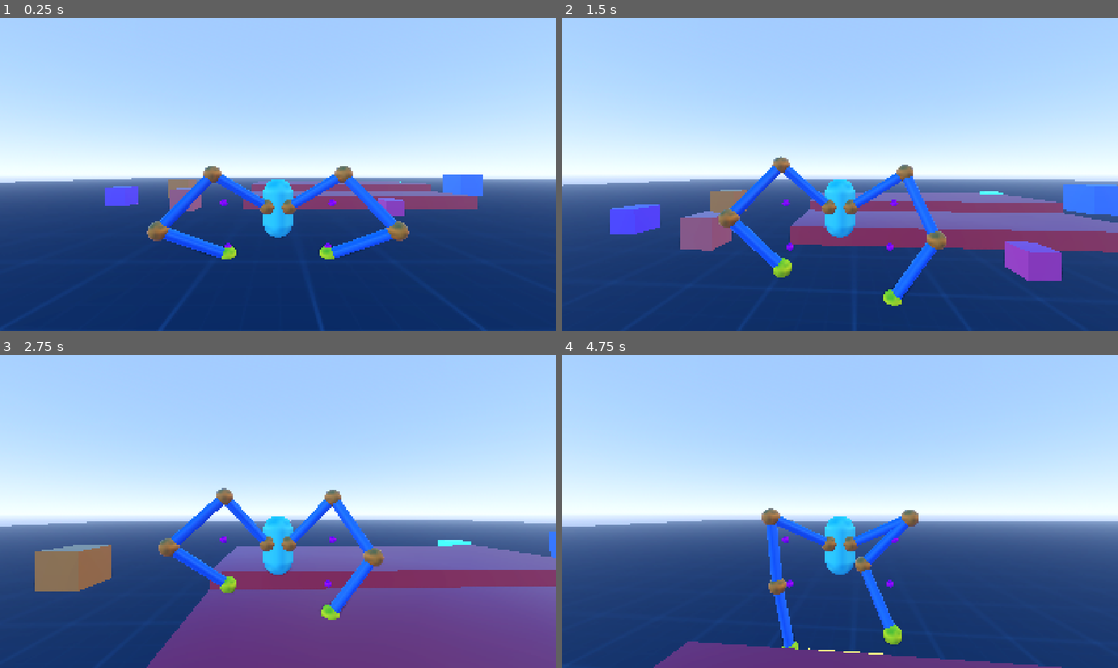
Above: before the commit, frames 1-4 (two rows, left to right).
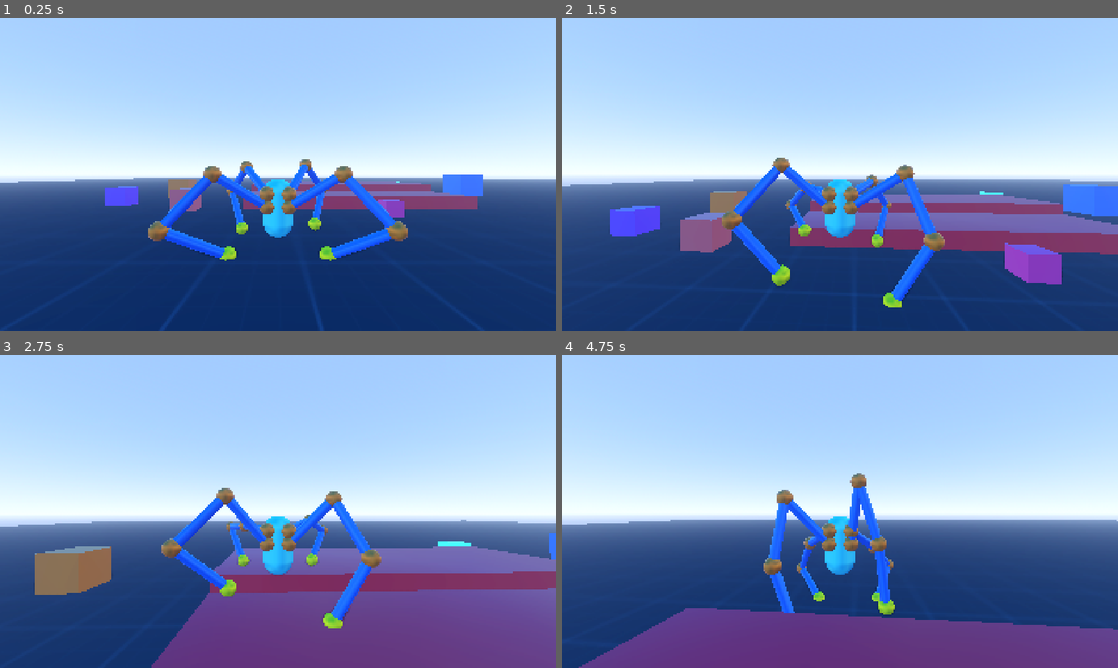
Above: after the commit, the same moments.

Repository: lliamsymonds04/doc-oc
Game: Godot game, scene res://main.tscn
Same seed, same stepped clock (60 frames per second), same inputs: the game is played once before the commit and once after it.
Inputs (mouse positions are in pixels of both pictures, inside the frame that each line leads up to):
- Up to frame 1 (0.25 s): no input
- Up to frame 2 (1.5 s): move the mouse to (867, 174) at 0.52 s; hold W (forward) from 0.53 s (still down); tap Space (jump) at 0.77 s; move the mouse to (812, 174) at 1.27 s
- Up to frame 3 (2.75 s): keep holding W (forward); tap Space (jump) at 1.52 s; move the mouse to (289, 505) at 2.02 s
- Up to frame 4 (4.75 s): keep holding W (forward); move the mouse to (834, 517) at 2.77 s; tap Space (jump) at 3.02, 3.77, 4.52 s; move the mouse to (878, 514) at 3.52 s; move the mouse to (795, 508) at 4.27 s

The runs differ from the first frame. In frame 1, 1.3% of the frame differs, in the area x 2-88%, y 45-100%; in frame 2, 3.6%; in frame 3, 3.9%; in frame 4, 15%, in the area x 0-100%, y 37-100%.

Commit message:
refactor: created arm mount dataclass

Diff:
--- /dev/null
+++ b/systems/inverse_kinematics/arm_mount.gd
@@ -0,0 +1,27 @@
+extends Node3D
+class_name ArmMount
+
+@export var is_leg: bool = true
+
+@onready var pole: Node3D = $Pole
+@onready var target: Node3D = $Target
+
+var arm: BasicArm
+
+func init() -> BasicArm:
+	var anchor = target.duplicate()
+	anchor.name = "anchor"
+	add_child(anchor)
+
+	target.top_level = true
+
+	arm = BasicArm.new()
+	arm.name = "arm_%s" % name
+	arm.target_node = target
+	arm.position = Vector3.ZERO
+	arm.target = target.position
+	arm.anchor = anchor
+	arm.pole = pole
+	add_child(arm)
+
+	return arm
--- a/systems/player/player.tscn
+++ b/systems/player/player.tscn
@@ -2,16 +2,9 @@
 
 [ext_resource type="Script" uid="uid://dbvqbt8rufsaa" path="res://systems/player/camera_controller.gd" id="1_2anqx"]
 [ext_resource type="Script" uid="uid://bx1hb1phl5tnq" path="res://systems/player/player_controller.gd" id="1_ktl23"]
+[ext_resource type="Script" uid="uid://bba0h6wxddaoe" path="res://systems/inverse_kinematics/arm_mount.gd" id="2_fqfg4"]
 
 [sub_resource type="CapsuleShape3D" id="CapsuleShape3D_m2c1y"]
-
-[sub_resource type="StandardMaterial3D" id="StandardMaterial3D_pftr6"]
-albedo_color = Color(1, 0, 1, 1)
-
-[sub_resource type="SphereMesh" id="SphereMesh_m2c1y"]
-material = SubResource("StandardMaterial3D_pftr6")
-radius = 0.1
-height = 0.2
 
 [sub_resource type="StandardMaterial3D" id="StandardMaterial3D_ktl23"]
 albedo_color = Color(0.47058824, 1, 1, 1)
@@ -21,60 +14,56 @@
 [node name="Player" type="CharacterBody3D" unique_id=1831706131 node_paths=PackedStringArray("arm_mounts")]
 collision_layer = 2
 script = ExtResource("1_ktl23")
-arm_mounts = [NodePath("Hitbox/ArmRight"), NodePath("Hitbox/ArmLeft")]
+arm_mounts = [NodePath("Hitbox/ArmRight"), NodePath("Hitbox/ArmLeft"), NodePath("Hitbox/ArmTopRight"), NodePath("Hitbox/ArmTopLeft")]
 max_target_displacement = 3.0
 
 [node name="Hitbox" type="CollisionShape3D" parent="." unique_id=1899741163]
 transform = Transform3D(1, 0, 0, 0, 1, 0, 0, 0, 1, 0, 0.99949986, 0)
 shape = SubResource("CapsuleShape3D_m2c1y")
 
-[node name="ArmRight" type="Marker3D" parent="Hitbox" unique_id=634293142]
+[node name="ArmRight" type="Node3D" parent="Hitbox" unique_id=714455465]
 transform = Transform3D(1, 0, 0, 0, 1, 0, 0, 0, 1, 0.353, 0.1, 0.377)
+script = ExtResource("2_fqfg4")
+metadata/_custom_type_script = "uid://bba0h6wxddaoe"
 
 [node name="Target" type="Marker3D" parent="Hitbox/ArmRight" unique_id=550686394]
 transform = Transform3D(1, 0, 0, 0, 1, 0, 0, 0, 1, 1.1221828, -1.0896435, 0.6019857)
 
-[node name="MeshInstance3D" type="MeshInstance3D" parent="Hitbox/ArmRight/Target" unique_id=1450380065]
-mesh = SubResource("SphereMesh_m2c1y")
-
 [node name="Pole" type="Marker3D" parent="Hitbox/ArmRight" unique_id=1263360260]
 transform = Transform3D(1, 0, 0, 0, 1, 0, 0, 0, 1, 1.253, 0.2, 0.577)
 
-[node name="MeshInstance3D" type="MeshInstance3D" parent="Hitbox/ArmRight/Pole" unique_id=102810832]
-mesh = SubResource("SphereMesh_m2c1y")
-
-[node name="ArmLeft" type="Marker3D" parent="Hitbox" unique_id=1544114397]
+[node name="ArmLeft" type="Node3D" parent="Hitbox" unique_id=241021393]
 transform = Transform3D(1, 0, 0, 0, 1, 0, 0, 0, 1, -0.353, 0.1, 0.377)
+script = ExtResource("2_fqfg4")
+metadata/_custom_type_script = "uid://bba0h6wxddaoe"
 
 [node name="Target" type="Marker3D" parent="Hitbox/ArmLeft" unique_id=1044979529]
 transform = Transform3D(1, 0, 0, 0, 1, 0, 0, 0, 1, -1.122, -1.09, 0.602)
 
-[node name="MeshInstance3D" type="MeshInstance3D" parent="Hitbox/ArmLeft/Target" unique_id=1058018564]
-mesh = SubResource("SphereMesh_m2c1y")
-
 [node name="Pole" type="Marker3D" parent="Hitbox/ArmLeft" unique_id=515761756]
 transform = Transform3D(1, 0, 0, 0, 1, 0, 0, 0, 1, -1.253, 0.2, 0.577)
 
-[node name="MeshInstance3D" type="MeshInstance3D" parent="Hitbox/ArmLeft/Pole" unique_id=1295289999]
-mesh = SubResource("SphereMesh_m2c1y")
-
-[node name="ArmTopRight" type="Marker3D" parent="Hitbox" unique_id=373168355]
+[node name="ArmTopRight" type="Node3D" parent="Hitbox" unique_id=2058179573]
 transform = Transform3D(1, 0, 0, 0, 1, 0, 0, 0, 1, 0.353, 0.506, 0.377)
+script = ExtResource("2_fqfg4")
+metadata/_custom_type_script = "uid://bba0h6wxddaoe"
 
 [node name="Target" type="Marker3D" parent="Hitbox/ArmTopRight" unique_id=1012489981]
 transform = Transform3D(1, 0, 0, 0, 1, 0, 0, 0, 1, 1.1221828, -1.0896435, -1.5805304)
 
 [node name="Pole" type="Marker3D" parent="Hitbox/ArmTopRight" unique_id=183985606]
-transform = Transform3D(1, 0, 0, 0, 1, 0, 0, 0, 1, 0.54553735, 0.7931467, 0.85597676)
+transform = Transform3D(1, 0, 0, 0, 1, 0, 0, 0, 1, 1.336801, 0.7931466, -2.4890435)
 
-[node name="ArmTopLeft" type="Marker3D" parent="Hitbox" unique_id=1017648186]
+[node name="ArmTopLeft" type="Node3D" parent="Hitbox" unique_id=1899558695]
 transform = Transform3D(1, 0, 0, 0, 1, 0, 0, 0, 1, -0.353, 0.5156874, 0.377)
+script = ExtResource("2_fqfg4")
+metadata/_custom_type_script = "uid://bba0h6wxddaoe"
 
 [node name="Target" type="Marker3D" parent="Hitbox/ArmTopLeft" unique_id=630538761]
 transform = Transform3D(1, 0, 0, 0, 1, 0, 0, 0, 1, -1.122, -1.3213141, -1.7524953)
 
 [node name="Pole" type="Marker3D" parent="Hitbox/ArmTopLeft" unique_id=144475676]
-transform = Transform3D(1, 0, 0, 0, 1, 0, 0, 0, 1, -0.546, 0.793, 0.856)
+transform = Transform3D(1, 0, 0, 0, 1, 0, 0, 0, 1, -1.5615735, 0.793, -2.6115484)
 
 [node name="MeshInstance3D" type="MeshInstance3D" parent="." unique_id=1008928997]
 transform = Transform3D(1, 0, 0, 0, 1, 0, 0, 0, 1, 0, 1.0040846, 0)
--- a/systems/player/player_controller.gd
+++ b/systems/player/player_controller.gd
@@ -3,7 +3,7 @@
 
 @export var speed = 5.0
 @export var jump_velocity = 4.5
-@export var arm_mounts: Array[Node3D] = []
+@export var arm_mounts: Array[ArmMount] = []
 
 @export_category("Hover")
 @export var hover_speed = 3.0
@@ -25,30 +25,7 @@
 
 func _ready() -> void:
 	for mount in arm_mounts:
-		var target: Node3D = mount.get_node("Target") as Node3D
-		if not target:
-			push_warning("%s is missing child 'target'" % mount.name)
-			continue
-
-		var pole := mount.get_node("Pole") as Node3D
-		if not pole:
-			push_warning("%s is missing child 'pole'" % mount.name)
-			continue
-
-		var anchor = target.duplicate()
-		anchor.name = "anchor"
-		mount.add_child(anchor)
-
-		target.top_level = true
-
-		var arm := BasicArm.new()
-		arm.name = "arm_%s" % mount.name
-		arm.target_node = target
-		arm.position = Vector3.ZERO
-		arm.target = target.position
-		arm.anchor = anchor
-		arm.pole = pole
-		mount.add_child(arm)
+		var arm = mount.init()
 		arms.append(arm)
 
 func _physics_process(dt: float) -> void:
Not shown, added: systems/inverse_kinematics/arm_mount.gd.uid
